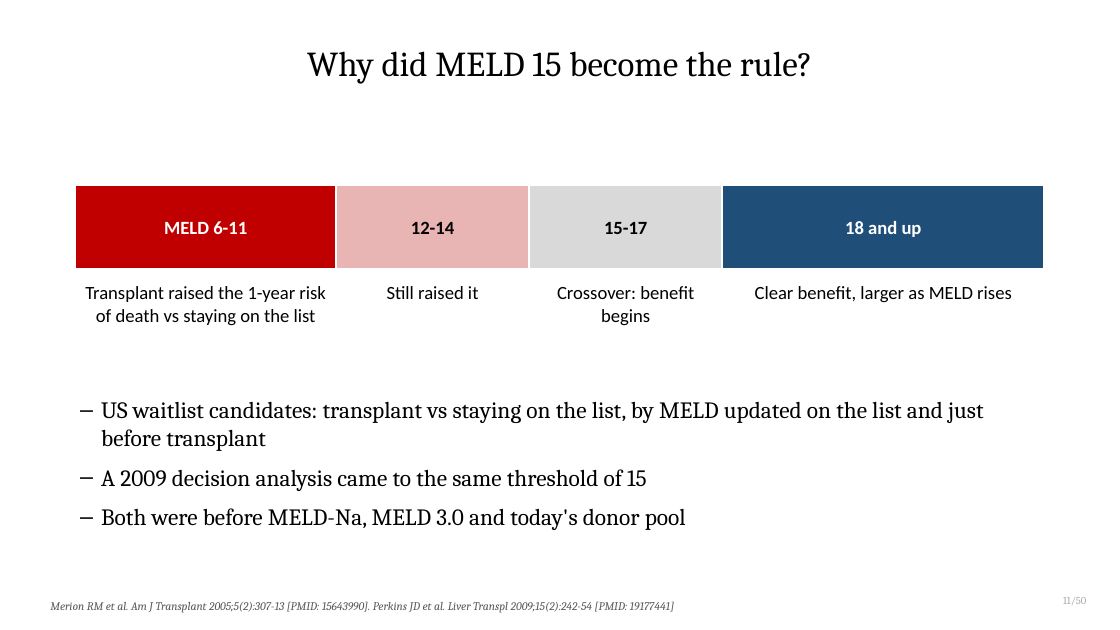
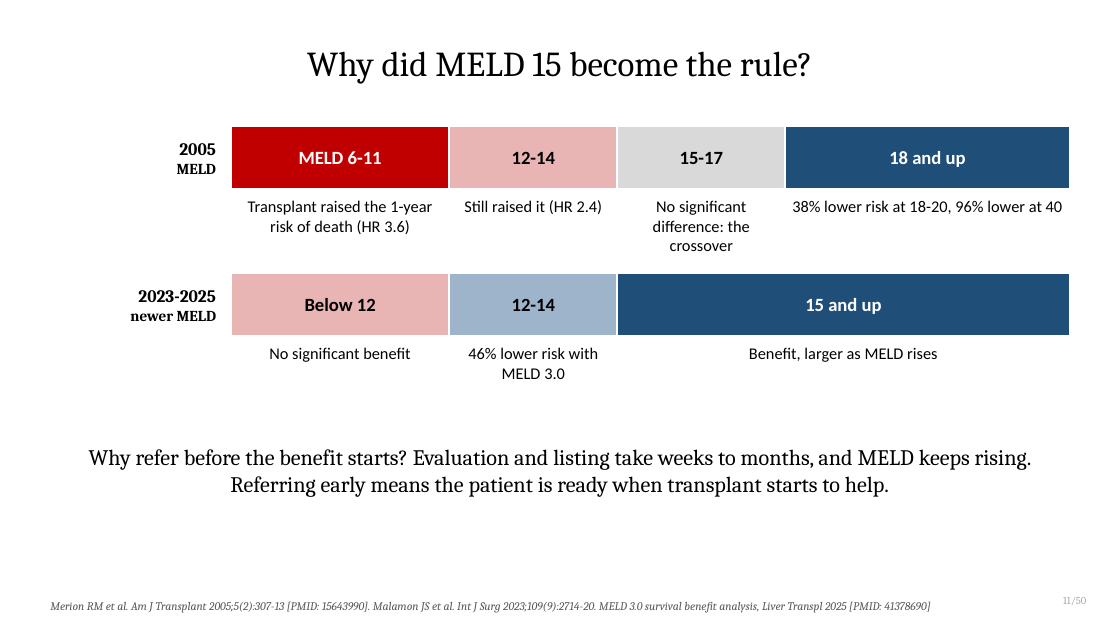
Before and after one commit to qaddodi/mohammad-almeqdadi-lectures, a slide deck: slide 11 of lectures/liver-transplant-grand-rounds-mmc-2026/Liver Transplantation When to Refer and Whats New.pptx. Drawn at 1120x630 pixels with LibreOffice and Linux fonts; fonts in the diff are those of the drawing. Boxes give left, top, right and bottom in pixels: in the first picture for what was removed or moved away, otherwise in the second. Text is boxed around its words. In the diff, an @@ line names an element or a change of style, - is before the commit and + after.

```diff
--- a/lectures/liver-transplant-grand-rounds-mmc-2026/Liver Transplantation When to Refer and Whats New.pptx
+++ b/lectures/liver-transplant-grand-rounds-mmc-2026/Liver Transplantation When to Refer and Whats New.pptx
@@ text added at bbox=[177, 143, 217, 174], 15 pt, text #000000, bold @@
+2005
+MELD
@@ text "MELD 6-11": place and size @@
-text "MELD 6-11" at bbox=[164, 221, 247, 234]
+text "MELD 6-11" at bbox=[299, 151, 382, 164]
@@ rectangle: place and size @@
-rectangle at bbox=[76, 185, 336, 269]
+rectangle at bbox=[231, 126, 450, 189]
@@ text "12-14": place and size @@
-text "12-14" at bbox=[411, 222, 454, 234]
+text "12-14" at bbox=[512, 152, 555, 164]
@@ rectangle: place and size @@
-rectangle at bbox=[336, 185, 529, 269]
+rectangle at bbox=[450, 126, 618, 189]
@@ text "15-17": place and size @@
-text "15-17" at bbox=[604, 222, 647, 234]
+text "15-17" at bbox=[680, 152, 723, 164]
@@ rectangle: place and size @@
-rectangle at bbox=[529, 185, 723, 269]
+rectangle at bbox=[618, 126, 786, 189]
@@ text "18 and up": place and size @@
-text "18 and up" at bbox=[845, 221, 922, 237]
+text "18 and up" at bbox=[889, 151, 966, 167]
@@ rectangle: place and size @@
-rectangle at bbox=[723, 185, 1044, 269]
+rectangle at bbox=[786, 126, 1070, 189]
@@ text at bbox=[248, 200, 432, 234]: text changed; size 16 to 14 pt @@
-Transplant raised the 1-year risk of death vs staying on the list
+Transplant raised the 1-year risk of death (HR 3.6)
@@ text at bbox=[464, 200, 603, 214]: text changed; size 16 to 14 pt @@
-Still raised it
+Still raised it (HR 2.4)
@@ text added at bbox=[653, 200, 750, 251], 14 pt, text #000000 @@
+No significant difference: the crossover
@@ text added at bbox=[792, 200, 1063, 214], 14 pt, text #000000 @@
+38% lower risk at 18-20, 96% lower at 40
@@ text added at bbox=[130, 290, 217, 321], 15 pt, text #000000, bold @@
+2023-2025
+newer MELD
@@ rectangle added at bbox=[231, 273, 450, 336], fill #E8B4B4, outline #FFFFFF 1.5 pt @@
@@ text added at bbox=[305, 298, 376, 311], 16 pt, text #000000, bold @@
+Below 12
@@ rectangle added at bbox=[450, 273, 618, 336], fill #9DB4CA, outline #FFFFFF 1.5 pt @@
@@ text added at bbox=[512, 299, 555, 311], 16 pt, text #000000, bold @@
+12-14
@@ text removed at bbox=[557, 286, 694, 326] @@
-Crossover: benefit begins
@@ rectangle added at bbox=[618, 273, 1070, 336], fill #1F4E79, outline #FFFFFF 1.5 pt @@
@@ text added at bbox=[805, 298, 882, 314], 16 pt, text #FFFFFF, bold @@
+15 and up
@@ text added at bbox=[269, 347, 410, 362], 14 pt, text #000000 @@
+No significant benefit
@@ text added at bbox=[468, 347, 598, 379], 14 pt, text #000000 @@
+46% lower risk with MELD 3.0
@@ text at bbox=[749, 347, 937, 362]: text changed; size 16 to 14 pt @@
-Clear benefit, larger as MELD rises
+Benefit, larger as MELD rises
@@ text removed at bbox=[101, 401, 983, 530] @@
-– US waitlist candidates: transplant vs staying on the list, by MELD updated on the list and just before transplant
-– A 2009 decision analysis came to the same threshold of 15
-– Both were before MELD-Na, MELD 3.0 and today's donor pool
@@ text added at bbox=[89, 449, 1032, 497], 19 pt, text #000000 @@
+Why refer before the benefit starts? Evaluation and listing take weeks to months, and MELD keeps rising. Referring early means the patient is ready when transplant starts to help.
@@ text at bbox=[50, 601, 930, 613]: text changed @@
-Merion RM et al. Am J Transplant 2005;5(2):307-13 [PMID: 15643990]. Perkins JD et al. Liver Transpl 2009;15(2):242-54 [PMID: 19177441]
+Merion RM et al. Am J Transplant 2005;5(2):307-13 [PMID: 15643990]. Malamon JS et al. Int J Surg 2023;109(9):2714-20. MELD 3.0 survival benefit analysis, Liver Transpl 2025 [PMID: 41378690]
```
Also in this commit, not shown: 2 other files.
